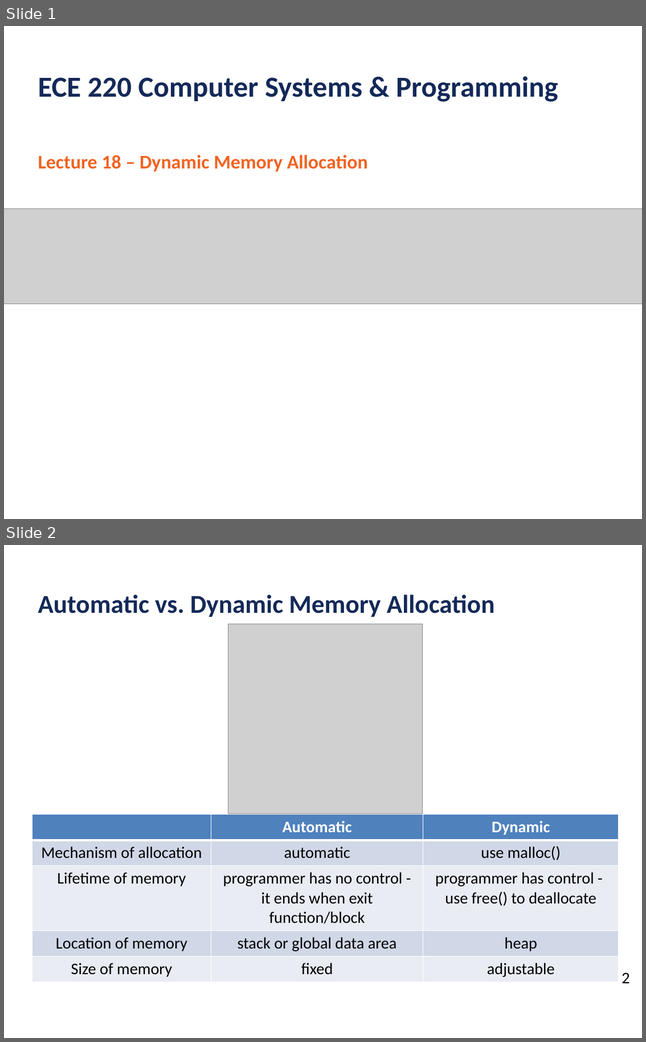
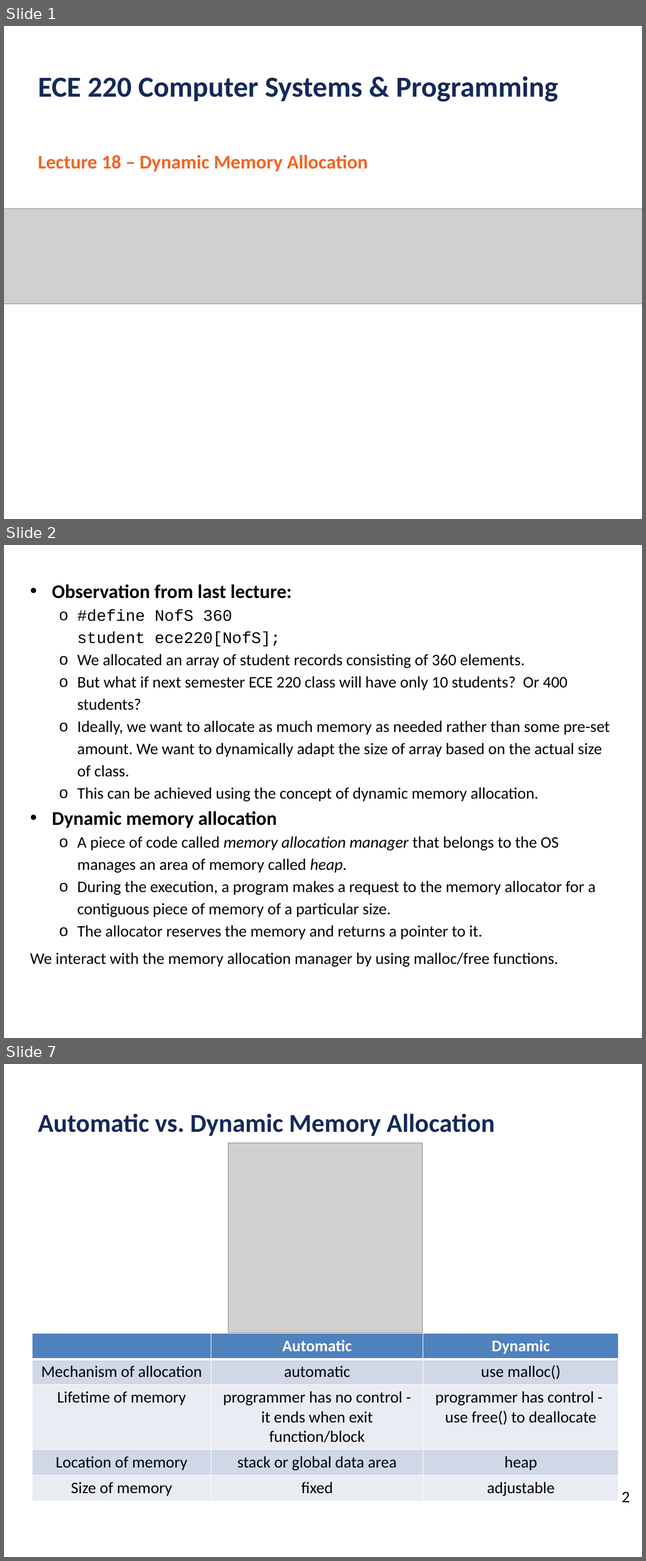
Before and after one commit to ubhowmik/ECE220, a slide deck: Lecture#18/Lecture_18_presentation.pptx. Shown one above the other, each under a label of ours: slides 1 and 2 before the commit, slides 1, 2 and 7 after it; the slides between them are not shown. The pictures are 646x1042 and 646x1561 pixels, drawn with LibreOffice and Linux fonts; fonts in the diff are those of the drawing; grey boxes stand for pictures; background and template pictures are left out. Boxes give left, top, right and bottom in pixels: in the first picture for what was removed or moved away, otherwise in the second. Text is boxed around its words. In the diff, an @@ line names an element or a change of style, - is before the commit and + after.

```diff
--- a/Lecture#18/Lecture_18_presentation.pptx
+++ b/Lecture#18/Lecture_18_presentation.pptx
@@ slide 2 added at [4, 545, 642, 1038], background #FFFFFF @@
@@ text added at [30, 584, 610, 967], 20 pt, text #000000 @@
+• Observation from last lecture:
+  o #define NofS 360
+    student ece220[NofS];
+  o We allocated an array of student records consisting of 360 elements.
+  o But what if next semester ECE 220 class will have only 10 students? Or 400 students?
+  o Ideally, we want to allocate as much memory as needed rather than some pre-set amount. We want to dynamically adapt the size of array based on the actual size of class.
+  o This can be achieved using the concept of dynamic memory allocation.
+• Dynamic memory allocation
+  o A piece of code called memory allocation manager that belongs to the OS manages an area of memory called heap.
+  o During the execution, a program makes a request to the memory allocator for a contiguous piece of memory of a particular size.
+  o The allocator reserves the memory and returns a pointer to it.
+We interact with the memory allocation manager by using malloc/free functions.
@@ what was slide 2 is now slide 7 @@
```
Also in this commit, not shown: 1 slide changed, 9 other slides added, 3 slides removed, 7 other files.
